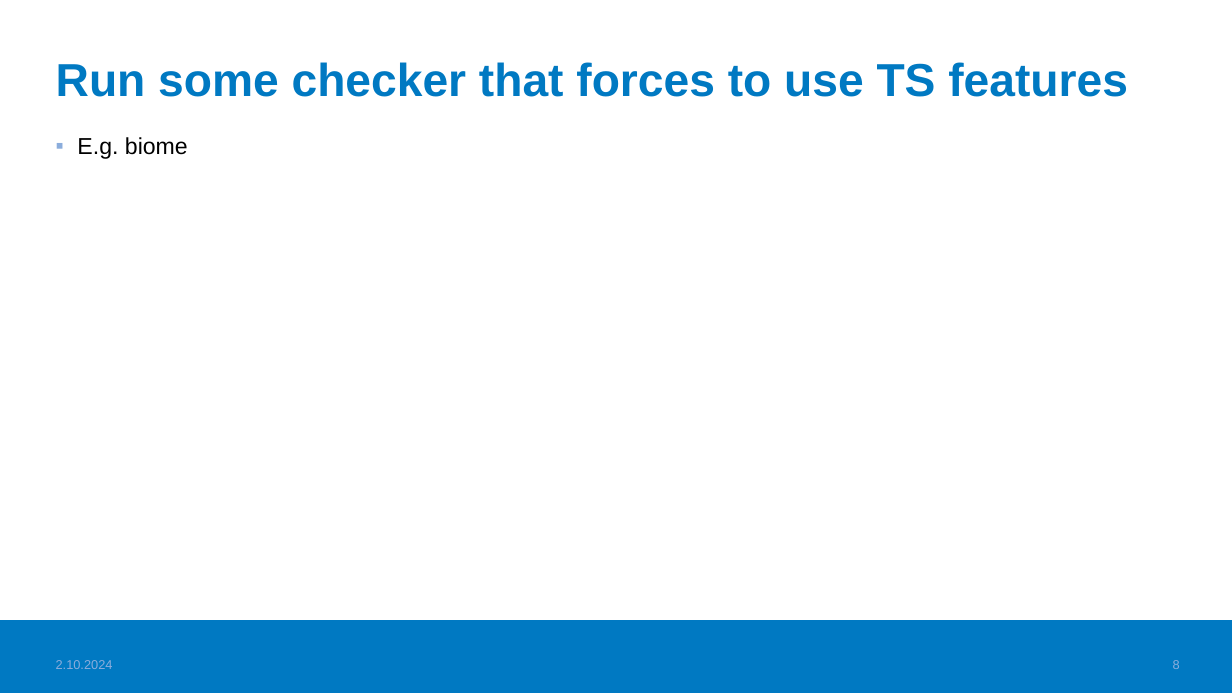
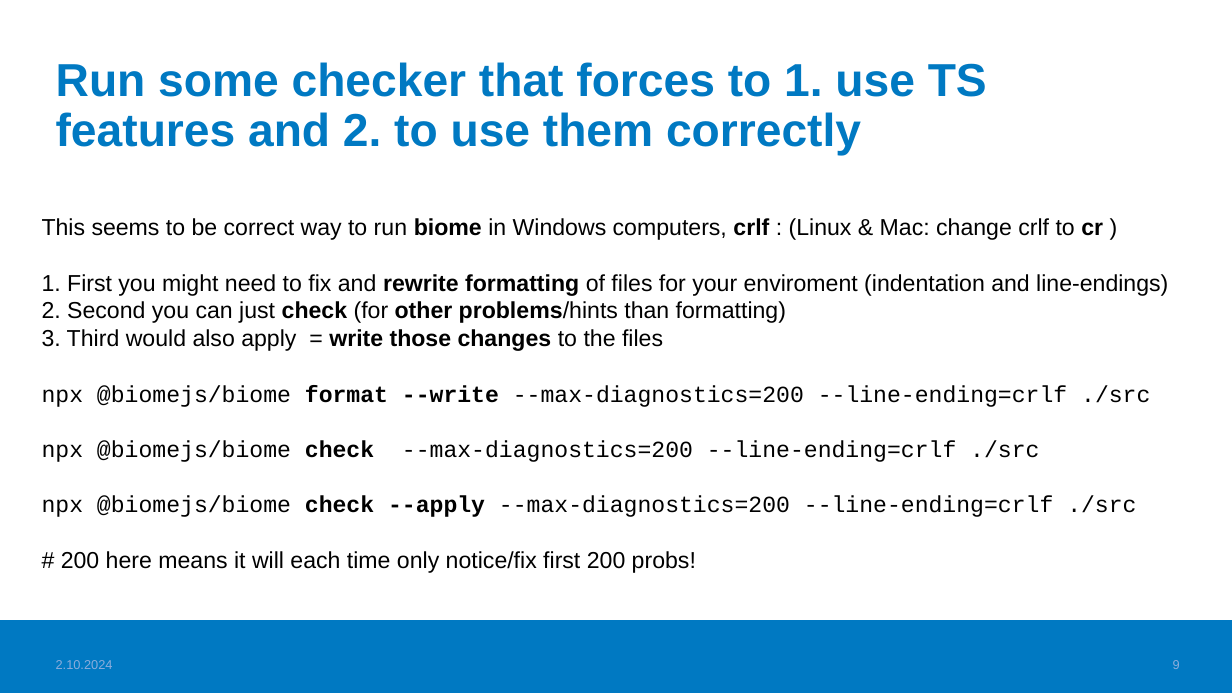
Before and after one commit to valju/JS_ES_Features, a slide deck: slide 9 of TS_basics/TypeScript_usage_understood.pptx (slide 8 before the commit). Drawn at 1232x693 pixels with LibreOffice and Linux fonts; fonts in the diff are those of the drawing; background and template pictures are left out. Boxes give left, top, right and bottom in pixels: in the first picture for what was removed or moved away, otherwise in the second. Text is boxed around its words. In the diff, an @@ line names an element or a change of style, - is before the commit and + after.

```diff
--- a/TS_basics/TypeScript_usage_understood.pptx
+++ b/TS_basics/TypeScript_usage_understood.pptx
@@ title at [56, 62, 987, 156]: text changed @@
-Run some checker that forces to use TS features
+Run some checker that forces to 1. use TS features and 2. to use them correctly
@@ text removed at [77, 137, 188, 159] @@
-▪ E.g. biome
@@ text added at [42, 218, 1168, 573], 18 pt, text #000000 @@
+This seems to be correct way to run biome in Windows computers, crlf : (Linux & Mac: change crlf to cr )
+1. First you might need to fix and rewrite formatting of files for your enviroment (indentation and line-endings)
+2. Second you can just check (for other problems/hints than formatting)
+3. Third would also apply = write those changes to the files
+npx @biomejs/biome format --write --max-diagnostics=200 --line-ending=crlf ./src
+npx @biomejs/biome check --max-diagnostics=200 --line-ending=crlf ./src
+npx @biomejs/biome check --apply --max-diagnostics=200 --line-ending=crlf ./src
+# 200 here means it will each time only notice/fix first 200 probs!
```
Also in this commit, not shown: 8 other slides changed, 1 slide removed, 1 other file.
